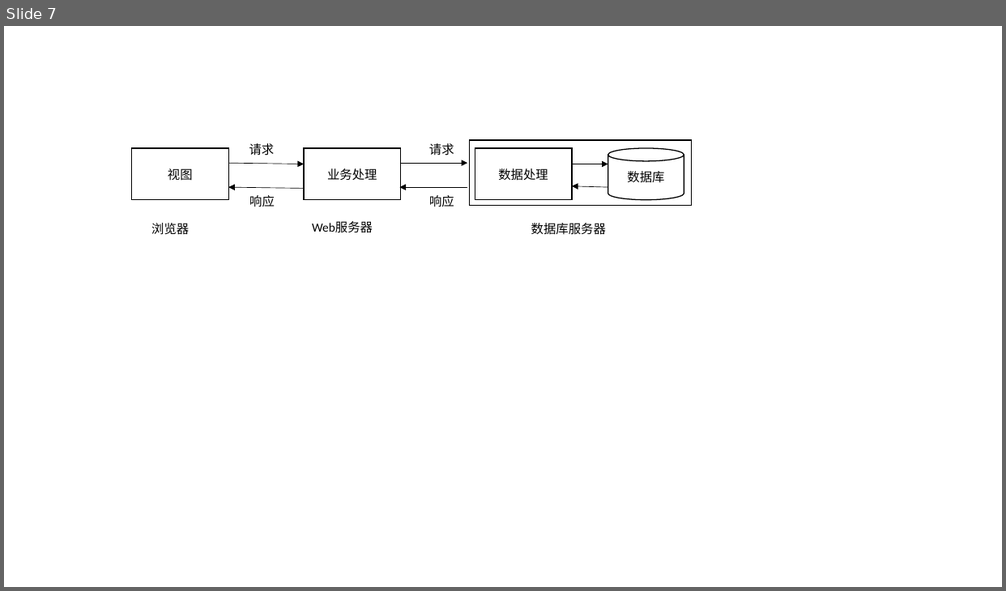
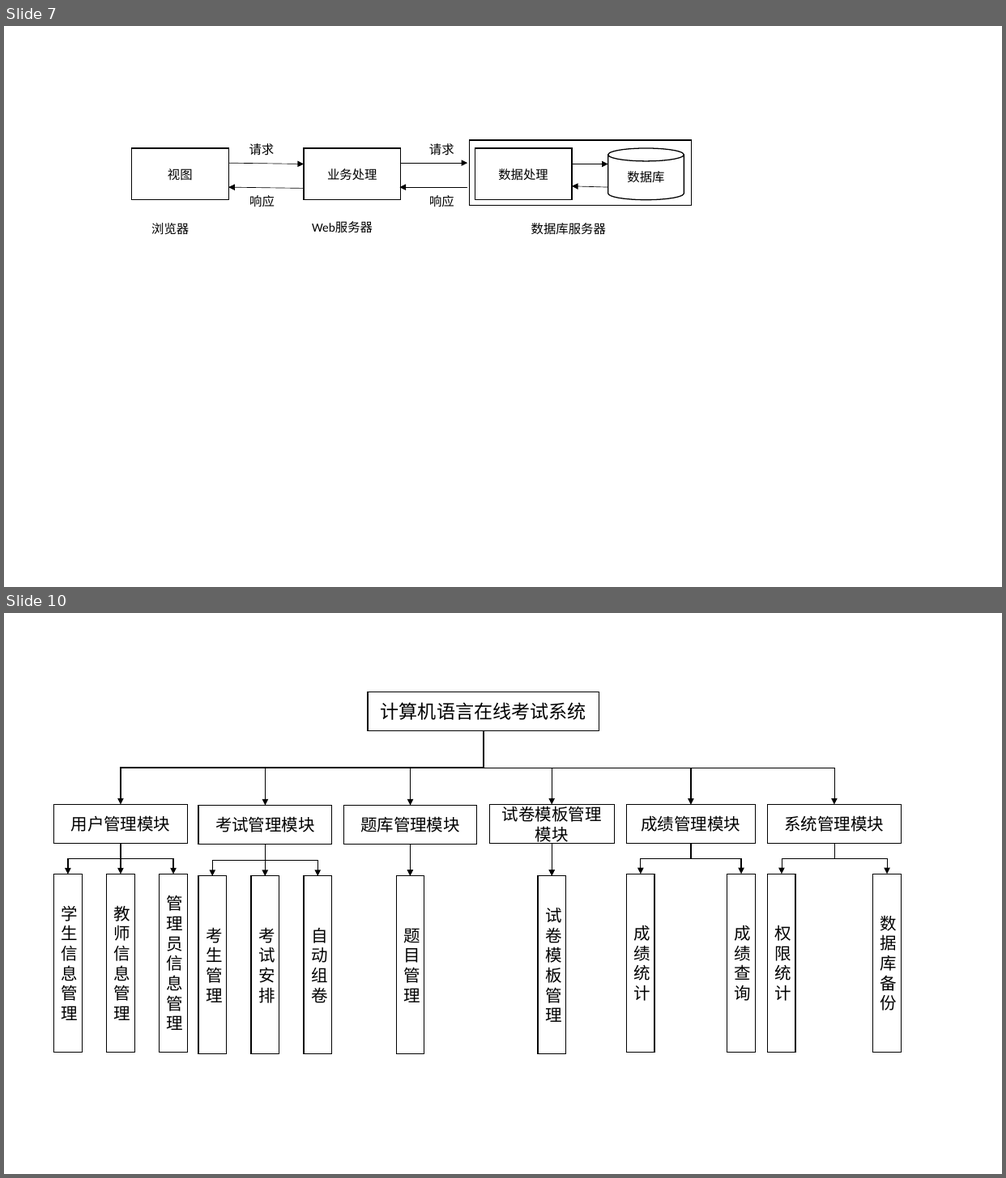
Before and after one commit to ElaineGxy/thesis, a slide deck: 图片/图片.pptx. Shown one above the other, each under a label of ours: slide 7 before the commit, slides 7 and 10 after it; the slides between them are not shown. The pictures are 1006x591 and 1006x1178 pixels, drawn with LibreOffice and Linux fonts; fonts in the diff are those of the drawing. Boxes give left, top, right and bottom in pixels: in the first picture for what was removed or moved away, otherwise in the second. Text is boxed around its words. In the diff, an @@ line names an element or a change of style, - is before the commit and + after.

```diff
--- a/图片/图片.pptx
+++ b/图片/图片.pptx
@@ slide 10 added at [4,613,1002,1174], background #FFFFFF @@
@@ group added at [54,692,901,1054]: 19 rectangles, 16 elbow arrows, 2 arrows @@
+计算机语言在线考试系统
+题库管理模块
+系统管理模块
+用户管理模块
+学生信息管理
+教师信息管理
+管理员信息管理
+考试管理模块
+考生管理
+考试安排
+自动组卷
+成绩管理模块
+成绩统计
+成绩查询
+试卷模板管理模块
+题目管理
+试卷模板
+管理
+权限统计
+数据库备份
```
Also in this commit, not shown: 3 other slides added, 1 other file.
